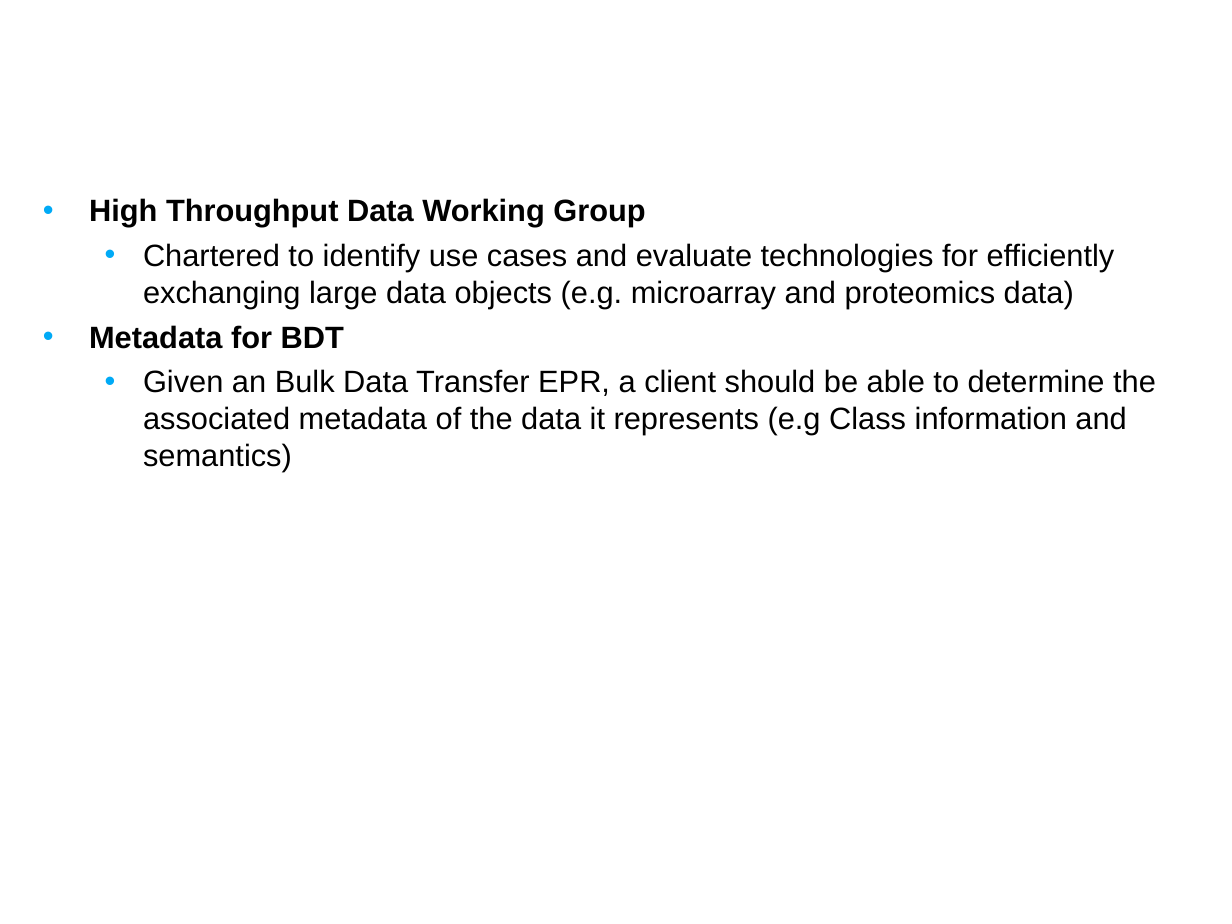
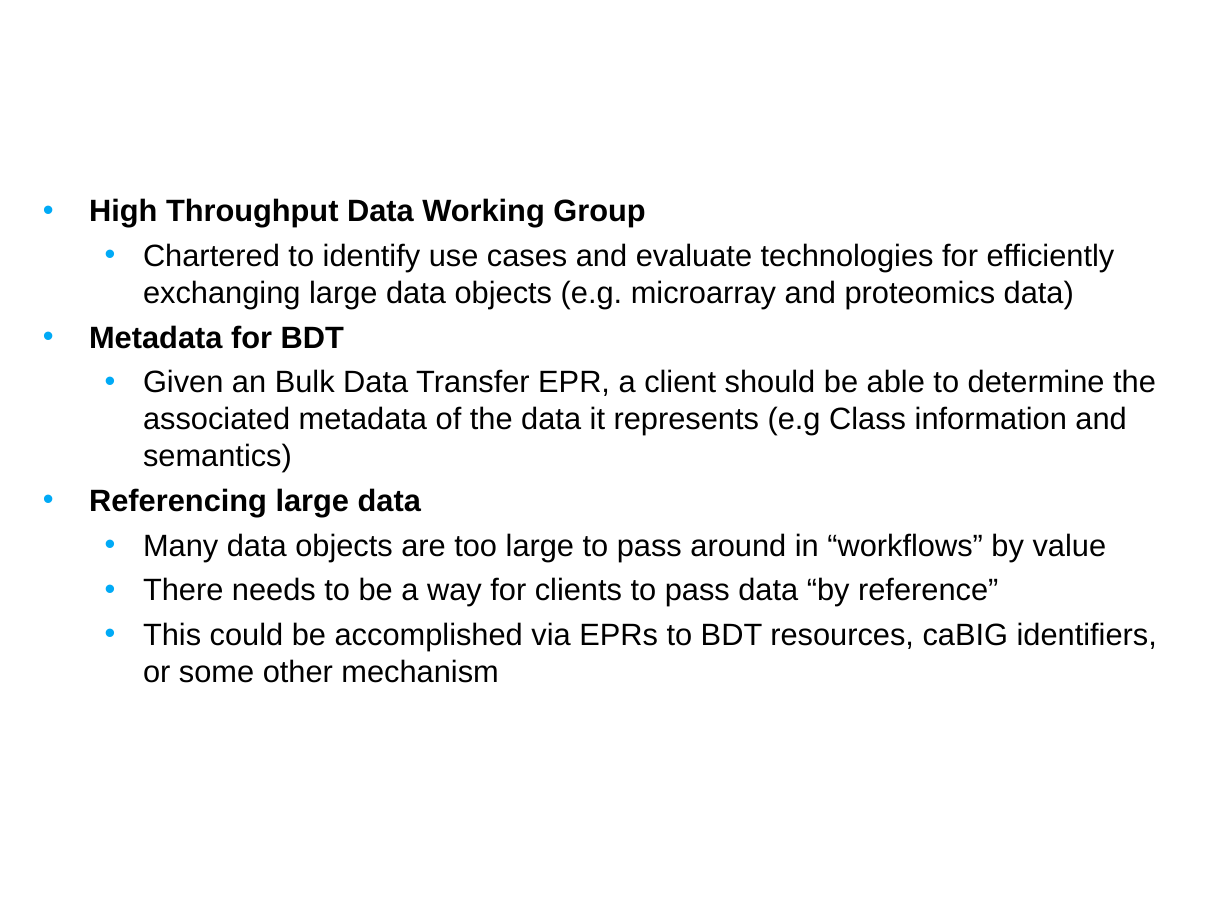
Before and after one commit to NCIP/cagrid-portal, a slide deck: slide 28 of cagrid-1-0/Documentation/presentations/200708_VCDE_ARCH/20070806_Day1_Future_Planning.ppt. Drawn at 1232x924 pixels with LibreOffice and Linux fonts; fonts in the diff are those of the drawing; background and template pictures are left out. Boxes give left, top, right and bottom in pixels: in the first picture for what was removed or moved away, otherwise in the second. Text is boxed around its words. In the diff, an @@ line names an element or a change of style, - is before the commit and + after.

```diff
--- a/cagrid-1-0/Documentation/presentations/200708_VCDE_ARCH/20070806_Day1_Future_Planning.ppt
+++ b/cagrid-1-0/Documentation/presentations/200708_VCDE_ARCH/20070806_Day1_Future_Planning.ppt
@@ text at (89, 488, 1157, 683): paragraphs added @@
+• Referencing large data
+  • Many data objects are too large to pass around in “workflows” by value
+  • There needs to be a way for clients to pass data “by reference”
+  • This could be accomplished via EPRs to BDT resources, caBIG identifiers, or some other mechanism
```
Also in this commit, not shown: 1 other slide changed.
